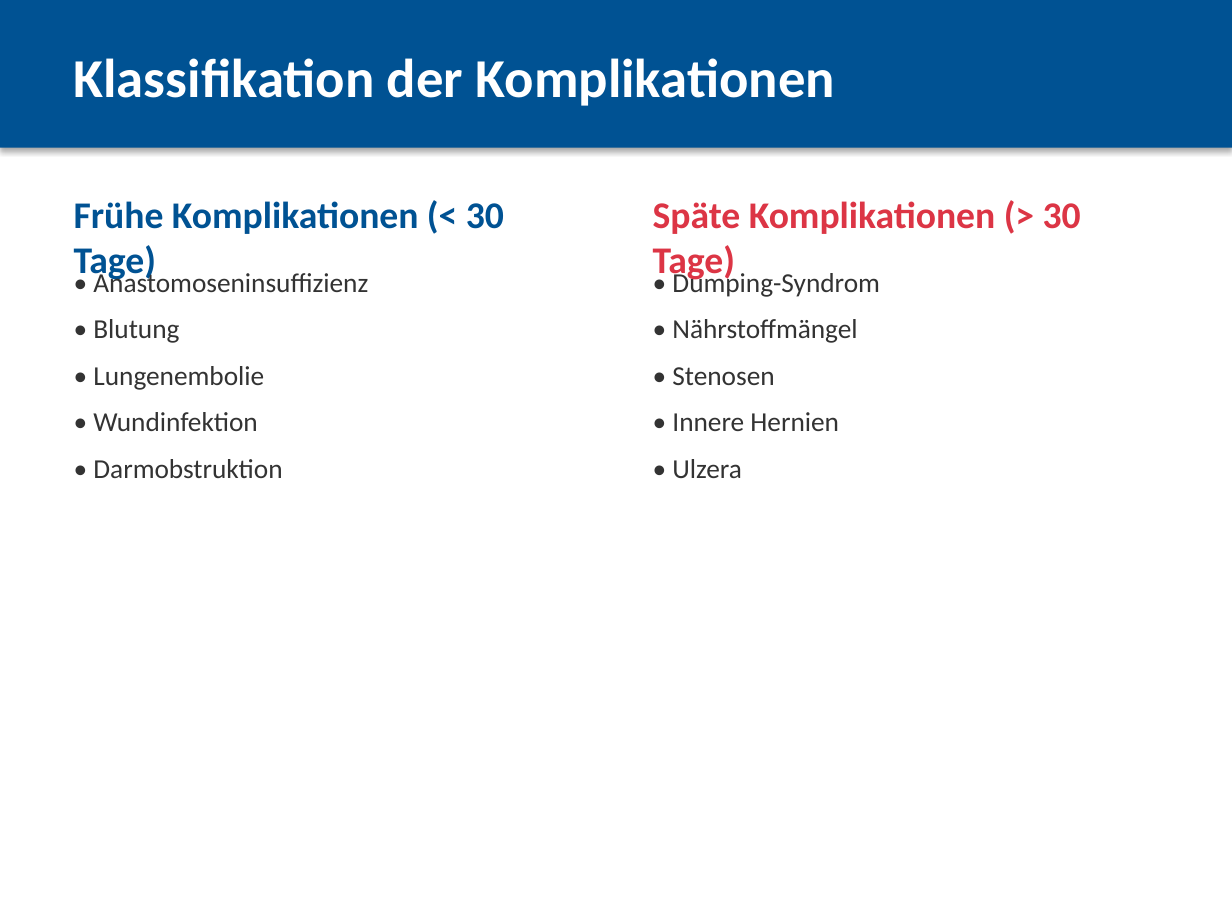
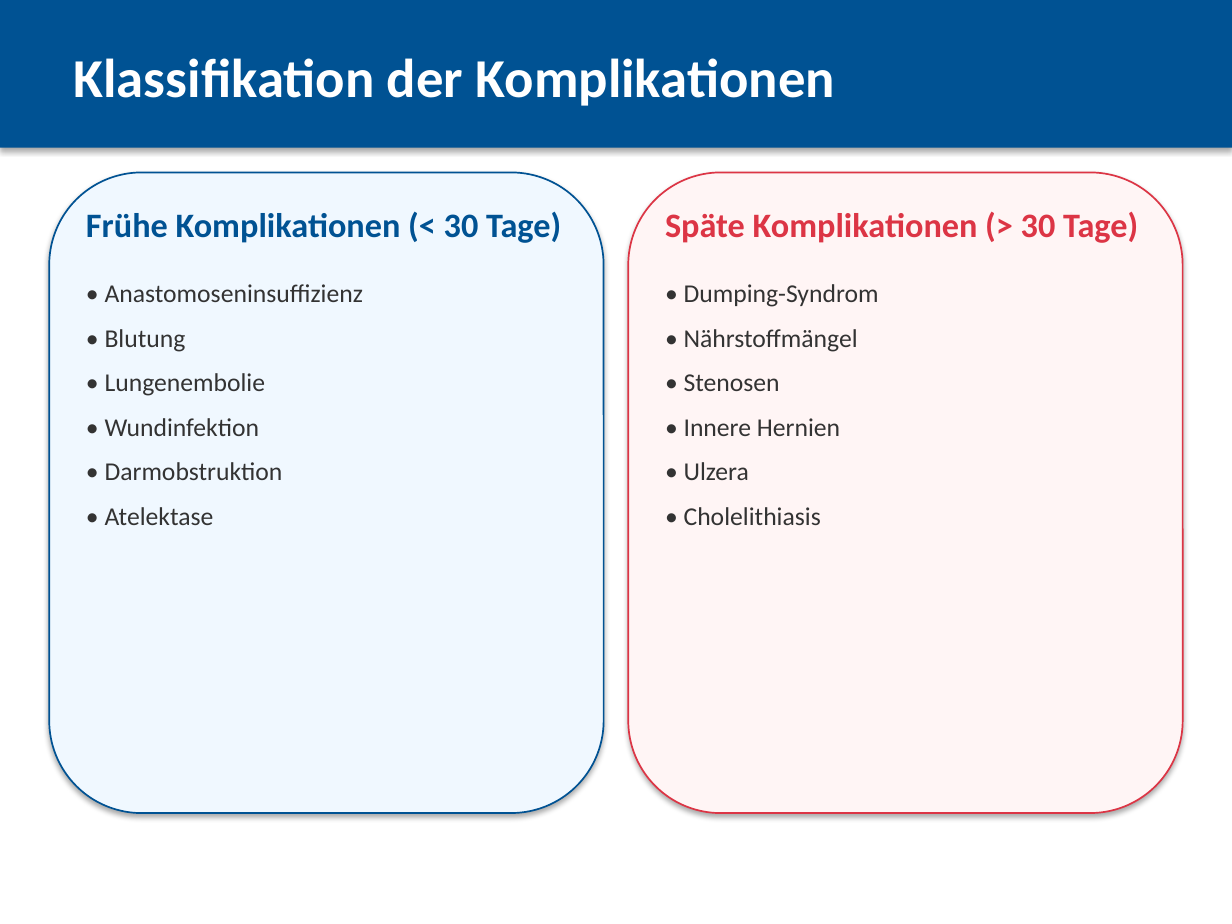
Before and after one commit to yawmanx/Codex-stuff, a slide deck: slide 5 of Komplikationen_Magenbypass.pptx (slide 4 before the commit). Drawn at 1232x924 pixels with LibreOffice and Linux fonts; fonts in the diff are those of the drawing. Boxes give left, top, right and bottom in pixels: in the first picture for what was removed or moved away, otherwise in the second. Text is boxed around its words. In the diff, an @@ line names an element or a change of style, - is before the commit and + after.

```diff
--- a/Komplikationen_Magenbypass.pptx
+++ b/Komplikationen_Magenbypass.pptx
@@ rounded rectangle added at bbox=[49, 172, 604, 813], fill #F0F8FF, outline #005293 1 pt @@
@@ rounded rectangle added at bbox=[628, 172, 1183, 813], fill #FFF5F5, outline #DC3545 1 pt @@
@@ text "Frühe Komplikationen (< 30 Tage)": place and size @@
-text "Frühe Komplikationen (< 30 Tage)" at bbox=[74, 201, 504, 283]
+text "Frühe Komplikationen (< 30 Tage)" at bbox=[86, 211, 561, 243]
@@ text "Frühe Komplikationen (< 30 Tage)" at bbox=[86, 211, 561, 243]: size 22 to 20 pt @@
@@ text "Späte Komplikationen (> 30 Tage)" at bbox=[665, 212, 1138, 243]: size 22 to 20 pt @@
@@ text "Späte Komplikationen (> 30 Tage)": place and size @@
-text "Späte Komplikationen (> 30 Tage)" at bbox=[653, 201, 1081, 283]
+text "Späte Komplikationen (> 30 Tage)" at bbox=[665, 212, 1138, 243]
@@ text "• Anastomoseninsuffizienz": place and size @@
-text "• Anastomoseninsuffizienz" at bbox=[93, 269, 368, 478]
+text "• Anastomoseninsuffizienz" at bbox=[105, 284, 363, 525]
@@ text at bbox=[105, 284, 363, 480]: size 16 to 15 pt in "• Anastomoseninsuffizienz", "• Blutung", "• Lungenembolie", "• Wundinfektion" and 1 more places @@
@@ text "• Dumping-Syndrom": place and size @@
-text "• Dumping-Syndrom" at bbox=[672, 269, 880, 478]
+text "• Dumping-Syndrom" at bbox=[684, 284, 879, 525]
@@ text at bbox=[684, 284, 879, 480]: size 16 to 15 pt in "• Dumping-Syndrom", "• Nährstoffmängel", "• Stenosen", "• Innere Hernien" and 1 more places @@
@@ text at bbox=[105, 507, 214, 525]: paragraph added @@
+• Atelektase
@@ text at bbox=[684, 507, 821, 525]: paragraph added @@
+• Cholelithiasis
```
Also in this commit, not shown: 20 other slides changed, 4 slides added, 3 slides removed, 1 other file.
